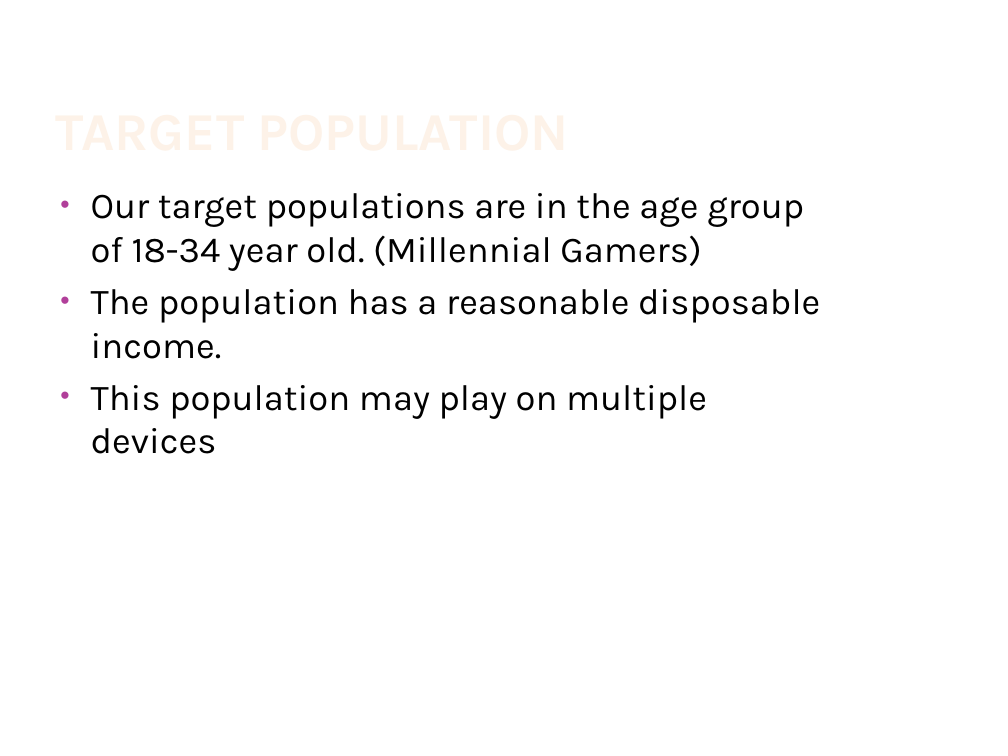
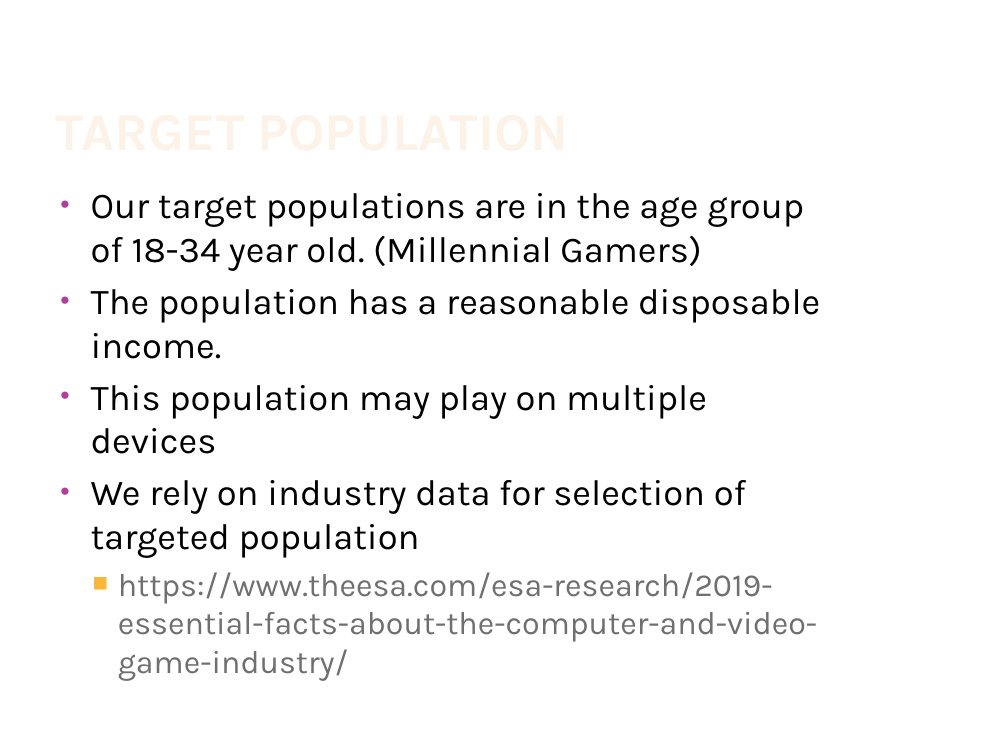
Before and after one commit to JamieShamilian/gamer, a slide deck: slide 5 of doc/GamerSelect.pptx. Drawn at 1008x756 pixels with LibreOffice and Linux fonts; fonts in the diff are those of the drawing; background and template pictures are left out. Boxes give left, top, right and bottom in pixels: in the first picture for what was removed or moved away, otherwise in the second. Text is boxed around its words. In the diff, an @@ line names an element or a change of style, - is before the commit and + after.

```diff
--- a/doc/GamerSelect.pptx
+++ b/doc/GamerSelect.pptx
@@ text at bbox=[91, 480, 817, 681]: paragraphs added @@
+• We rely on industry data for selection of targeted population
+  ■ https://www.theesa.com/esa-research/2019-essential-facts-about-the-computer-and-video-game-industry/
```
Also in this commit, not shown: 5 other slides changed, 1 other file.
